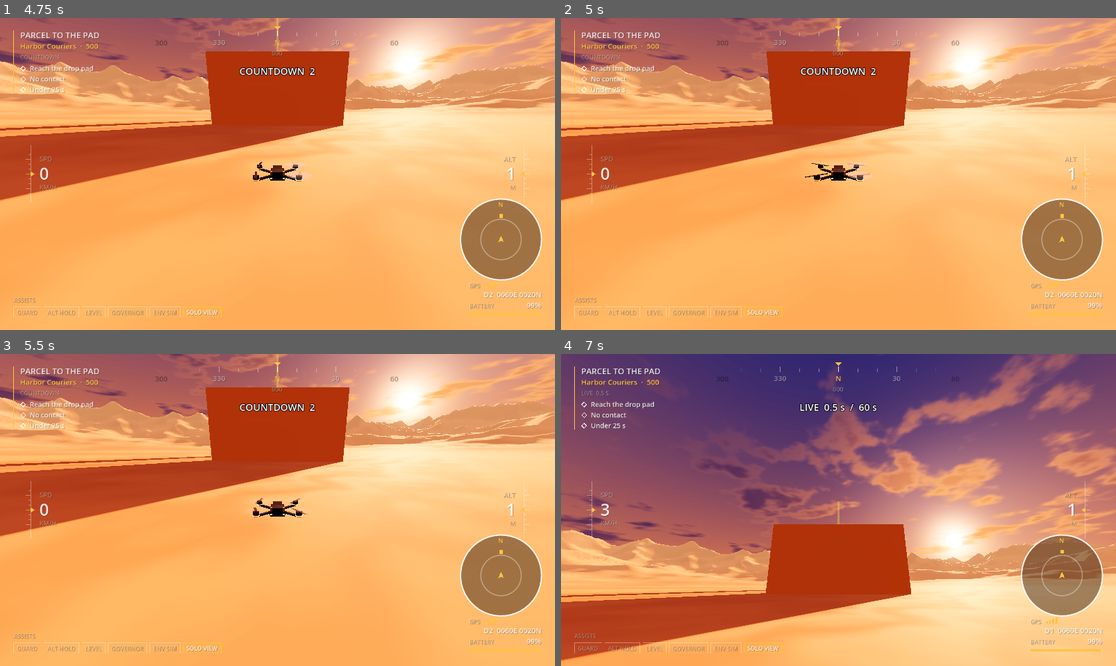
Above: before the commit, frames 1-4 (two rows, left to right).
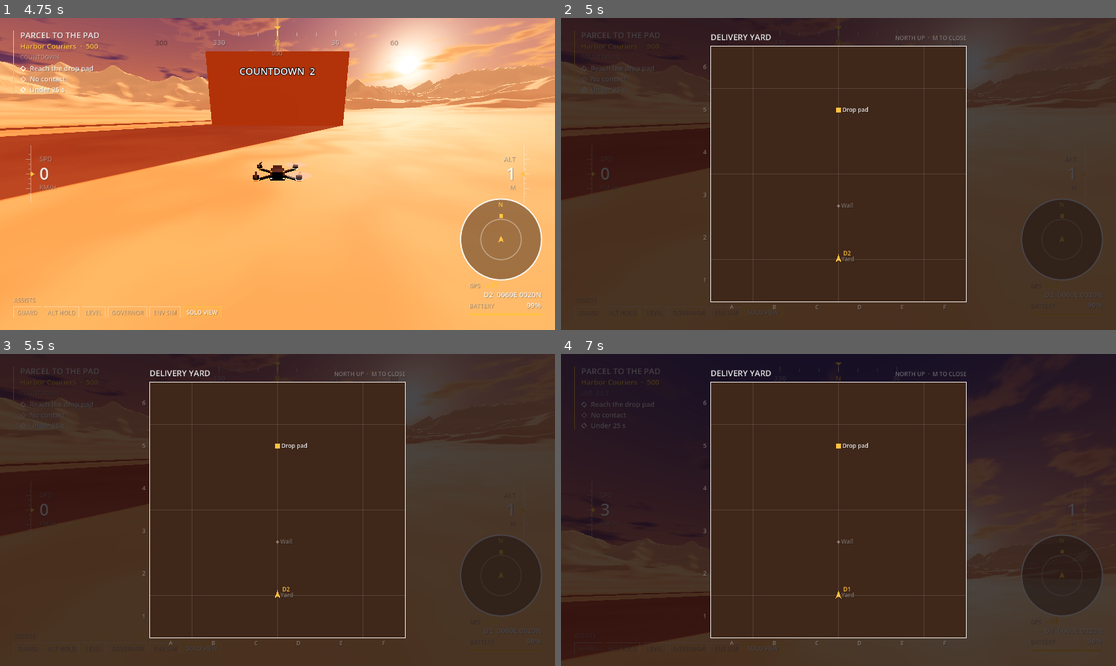
Above: after the commit, the same moments.

Repository: avdrav1/drone-sports
Game: Godot game, scene res://scenes/debug_flight.tscn
The game is run twice, just before and just after one commit, with the same random seed, the same clock (stepped at 60 frames per second) and the same inputs.
Inputs (mouse positions are in pixels of both pictures, inside the frame that each line leads up to):
- Up to frame 1 (4.75 s): click "Expert: all assists off" at 0.5 s; tap Enter (ui_accept) at 1.25, 1.52, 3.5, 4.52 s; move the mouse to (399, 158) at 1.27 s; hold Right (roll_right) 1.28-2 s; hold C (cycle_camera) 1.28-2 s; click (399, 158) at 1.42 s; drag from (166, 189) to (249, 236) at 2.02 s; move the mouse to (333, 105) at 2.77 s; hold Right (roll_right) 2.78-3.5 s; hold J (start_sample_job) 2.78-3.5 s; click (333, 105) at 2.92 s; drag from (249, 236) to (111, 127) at 3.52 s; move the mouse to (444, 220) at 4.27 s; hold Left (roll_left) from 4.28 s (still down); hold K (start_race_job) from 4.28 s (still down); click (444, 220) at 4.42 s
- Up to frame 2 (5 s): keep holding Left (roll_left); keep holding K (start_race_job); tap M (toggle_map, bound only after the commit) at 4.9 s
- Up to frame 3 (5.5 s): release Left (roll_left) at 5 s; release K (start_race_job) at 5 s; drag from (111, 463) to (194, 432) at 5.02 s
- Up to frame 4 (7 s): move the mouse to (866, 510) at 5.77 s; hold Down (pitch_back) 5.78-6.5 s; hold C (cycle_camera) 5.78-6.5 s; click (866, 510) at 5.92 s; tap K (start_race_job) at 6.5 s; drag from (755, 432) to (727, 525) at 6.52 s

Frame 1 is identical in both runs. In frame 2, 100% of the frame differs, in the area x 0-100%, y 0-100%; in frame 3, 100%; in frame 4, 100%.

Commit message:
Story 10.3: Full map screen
Co-Authored-By: Claude Opus 5.5 <noreply@anthropic.com>

Diff:
--- a/project.godot
+++ b/project.godot
@@ -103,3 +103,8 @@
 "events": [Object(InputEventKey,"resource_local_to_scene":false,"resource_name":"","device":-1,"window_id":0,"alt_press …(192 unchanged characters)…
 ]
 }
+toggle_map={
+"deadzone": 0.5,
+"events": [Object(InputEventKey,"resource_local_to_scene":false,"resource_name":"","device":-1,"window_id":0,"alt_pressed":false,"shift_pressed":false,"ctrl_pressed":false,"meta_pressed":false,"pressed":false,"keycode":0,"physical_keycode":77,"key_label":0,"unicode":109,"location":0,"echo":false,"script":null)
+]
+}
--- a/scenes/debug_flight.tscn
+++ b/scenes/debug_flight.tscn
@@ -18,6 +18,7 @@
 [ext_resource type="Script" path="res://scripts/nav/gps.gd" id="80_gps"]
 [ext_resource type="Resource" path="res://data/maps/sandbox.tres" id="81_map"]
 [ext_resource type="Script" path="res://scripts/ui/radar.gd" id="83_radar"]
+[ext_resource type="Script" path="res://scripts/ui/map_screen.gd" id="84_map"]
 
 [sub_resource type="BoxShape3D" id="box_shape"]
 size = Vector3(4, 4, 4)
@@ -143,3 +144,19 @@
 offset_bottom = 122.0
 focus_mode = 0
 text = "Expert: all assists off"
+
+[node name="MapLayer" type="CanvasLayer" parent="."]
+layer = 12
+
+[node name="Map" type="Control" parent="MapLayer" node_paths=PackedStringArray("gps", "terrain")]
+visible = false
+layout_mode = 3
+anchors_preset = 15
+anchor_right = 1.0
+anchor_bottom = 1.0
+grow_horizontal = 2
+grow_vertical = 2
+mouse_filter = 2
+script = ExtResource("84_map")
+gps = NodePath("../../Gps")
+terrain = NodePath("../../Ground")
--- a/scenes/jobs/sample_delivery.tscn
+++ b/scenes/jobs/sample_delivery.tscn
@@ -15,6 +15,7 @@
 [ext_resource type="Script" path="res://scripts/nav/gps.gd" id="80_gps"]
 [ext_resource type="Resource" path="res://data/maps/delivery_yard.tres" id="81_map"]
 [ext_resource type="Script" path="res://scripts/ui/radar.gd" id="83_radar"]
+[ext_resource type="Script" path="res://scripts/ui/map_screen.gd" id="84_map"]
 [ext_resource type="Script" path="res://scripts/nav/map_marker.gd" id="82_marker"]
 
 [sub_resource type="BoxShape3D" id="wall_shape"]
@@ -170,6 +171,23 @@
 theme_override_colors/font_outline_color = Color(0, 0, 0, 1)
 theme_override_constants/outline_size = 5
 
+[node name="MapLayer" type="CanvasLayer" parent="."]
+layer = 12
+
+[node name="Map" type="Control" parent="MapLayer" node_paths=PackedStringArray("gps", "terrain", "runner")]
+visible = false
+layout_mode = 3
+anchors_preset = 15
+anchor_right = 1.0
+anchor_bottom = 1.0
+grow_horizontal = 2
+grow_vertical = 2
+mouse_filter = 2
+script = ExtResource("84_map")
+gps = NodePath("../../Gps")
+terrain = NodePath("../../Ground")
+runner = NodePath("../../JobRunner")
+
 [node name="JobRunner" type="Node" parent="." node_paths=PackedStringArray("drone", "camera_rig", "state_label")]
 script = ExtResource("4_runner")
 job = ExtResource("5_job")
--- a/scenes/jobs/test_race.tscn
+++ b/scenes/jobs/test_race.tscn
@@ -22,6 +22,7 @@
 [ext_resource type="Script" path="res://scripts/nav/gps.gd" id="80_gps"]
 [ext_resource type="Resource" path="res://data/maps/test_loop.tres" id="81_map"]
 [ext_resource type="Script" path="res://scripts/ui/radar.gd" id="83_radar"]
+[ext_resource type="Script" path="res://scripts/ui/map_screen.gd" id="84_map"]
 
 [node name="TestRace" type="Node3D"]
 
@@ -134,6 +135,23 @@
 theme_override_constants/outline_size = 5
 horizontal_alignment = 1
 
+[node name="MapLayer" type="CanvasLayer" parent="."]
+layer = 12
+
+[node name="Map" type="Control" parent="MapLayer" node_paths=PackedStringArray("gps", "terrain", "runner")]
+visible = false
+layout_mode = 3
+anchors_preset = 15
+anchor_right = 1.0
+anchor_bottom = 1.0
+grow_horizontal = 2
+grow_vertical = 2
+mouse_filter = 2
+script = ExtResource("84_map")
+gps = NodePath("../../Gps")
+terrain = NodePath("../../Ground")
+runner = NodePath("../../JobRunner")
+
 [node name="Framing" type="CanvasLayer" parent="."]
 layer = 11
 
--- /dev/null
+++ b/scripts/ui/map_screen.gd
@@ -0,0 +1,151 @@
+class_name MapScreen
+extends Control
+# Full map (toggle_map, M): a north-up chart of the MapData area with terrain,
+# grid, landmarks, markers, and the player's track. An overlay: it never pauses
+# the job. The track records while the job is Live, or always with no job.
+# Scenes put it on its own CanvasLayer above the HUD and the Act 1 bezel.
+
+@export var gps: Gps
+## Optional: the ground shaded under the chart.
+@export var terrain: DesertTerrain
+## Optional. With a runner, the track records only while Live.
+@export var runner: JobRunner
+## Chart side as a share of the screen's smaller side.
+@export var fill := 0.82
+## Seconds between track points.
+@export var track_interval := 0.25
+@export var max_track_points := 4000
+
+const LINE := FlightHud.LINE
+const DIM := FlightHud.DIM
+const ACCENT := FlightHud.ACCENT
+const SHADOW := FlightHud.SHADOW
+
+## World XZ points, oldest first.
+var track: PackedVector2Array = []
+var texture: Texture2D
+var font: Font
+var _since_point := 0.0
+
+func _ready() -> void:
+	set_anchors_preset(PRESET_FULL_RECT)
+	mouse_filter = MOUSE_FILTER_IGNORE
+	visible = false
+	font = get_theme_default_font()
+	if terrain and gps and gps.map:
+		texture = TerrainImage.bake(terrain, gps.map.bounds, 256)
+
+func _unhandled_input(event: InputEvent) -> void:
+	if event.is_action_pressed("toggle_map"):
+		toggle()
+
+func toggle() -> void:
+	visible = not visible
+
+func recording() -> bool:
+	return runner == null or runner.state == JobRunner.State.LIVE
+
+func _physics_process(delta: float) -> void:
+	if gps == null or gps.drone == null or not recording():
+		return
+	_since_point += delta
+	if _since_point >= track_interval or track.is_empty():
+		_since_point = 0.0
+		var p := gps.drone.global_position
+		track.append(Vector2(p.x, p.z))
+		if track.size() > max_track_points:
+			track.remove_at(0)
+
+func _process(_delta: float) -> void:
+	if visible:
+		queue_redraw()
+
+## The chart on screen, shaped like the map's bounds and centred.
+func chart_rect() -> Rect2:
+	var b := gps.map.bounds
+	var side := minf(size.x, size.y) * fill
+	var k := side / maxf(b.size.x, b.size.y)
+	var s := b.size * k
+	return Rect2((size - s) * 0.5, s)
+
+## World point to chart px. North (-Z) is up.
+func to_chart(world: Vector3) -> Vector2:
+	var b := gps.map.bounds
+	var r := chart_rect()
+	return r.position + (Vector2(world.x, world.z) - b.position) / b.size * r.size
+
+## Chart px to a world point on y = 0.
+func to_world(px: Vector2) -> Vector3:
+	var b := gps.map.bounds
+	var r := chart_rect()
+	var xz := b.position + (px - r.position) / r.size * b.size
+	return Vector3(xz.x, 0.0, xz.y)
+
+func _draw() -> void:
+	if gps == null or gps.map == null or gps.drone == null:
+		return
+	var map := gps.map
+	var r := chart_rect()
+	draw_rect(Rect2(Vector2.ZERO, size), Color(0.05, 0.03, 0.05, 0.75))
+	draw_rect(r, Color(0.16, 0.1, 0.08))
+	if texture:
+		draw_texture_rect(texture, r, false)
+	else:
+		draw_rect(r, Color(0.32, 0.2, 0.12, 0.55))
+	_draw_grid(map, r)
+	draw_rect(r, LINE, false, 1.5)
+	_text(r.position + Vector2(0, -12), map.title.to_upper(), 17, LINE)
+	_text(Vector2(r.end.x - 200, r.position.y - 12), "NORTH UP  ·  M TO CLOSE", 12, DIM, HORIZONTAL_ALIGNMENT_RIGHT, 200)
+	for name in map.landmarks:
+		var at := to_chart(map.landmarks[name])
+		draw_circle(at, 3.0, DIM)
+		_text(at + Vector2(6, 4), String(name), 12, DIM)
+	_draw_track()
+	for m in MapMarker.collect(owner if owner else get_tree().root):
+		if m.get_parent() == gps.drone:
+			continue
+		var at := to_chart(m.global_position)
+		var lit := m.highlighted
+		Radar.draw_icon(self, at, m.icon, 6.0 if lit else 4.5, Radar.marker_color(m))
+		if m.label and m.kind != &"gate":
+			_text(at + Vector2(8, 4), m.label, 12, LINE)
+	_draw_player()
+
+func _draw_grid(map: MapData, r: Rect2) -> void:
+	var b := map.bounds
+	var cols := ceili(b.size.x / map.cell_size)
+	var rows := ceili(b.size.y / map.cell_size)
+	var grid := Color(1, 1, 1, 0.12)
+	for i in range(1, cols):
+		var x := r.position.x + i * map.cell_size / b.size.x * r.size.x
+		draw_line(Vector2(x, r.position.y), Vector2(x, r.end.y), grid, 1.0)
+	for j in range(1, rows):
+		var y := r.end.y - j * map.cell_size / b.size.y * r.size.y
+		draw_line(Vector2(r.position.x, y), Vector2(r.end.x, y), grid, 1.0)
+	for i in cols:
+		var x := r.position.x + (i + 0.5) * map.cell_size / b.size.x * r.size.x
+		_text(Vector2(x - 10, r.end.y + 16), char(65 + i % 26), 12, DIM, HORIZONTAL_ALIGNMENT_CENTER, 20)
+	for j in rows:
+		var y := r.end.y - (j + 0.5) * map.cell_size / b.size.y * r.size.y
+		_text(Vector2(r.position.x - 34, y + 4), "%d" % (j + 1), 12, DIM, HORIZONTAL_ALIGNMENT_RIGHT, 26)
+
+func _draw_track() -> void:
+	if track.size() < 2:
+		return
+	var pts := PackedVector2Array()
+	for p in track:
+		pts.append(to_chart(Vector3(p.x, 0.0, p.y)))
+	draw_polyline(pts, Color(ACCENT, 0.7), 2.0, true)
+
+func _draw_player() -> void:
+	var at := to_chart(gps.drone.global_position)
+	var f := -gps.drone.global_transform.basis.z
+	var dir := Vector2(f.x, f.z)
+	dir = dir.normalized() if dir.length() > 0.01 else Vector2.UP
+	var side := dir.orthogonal()
+	draw_colored_polygon(PackedVector2Array([at + dir * 10.0, at - dir * 6.0 + side * 6.0, at - dir * 2.0, at - dir * 6.0 - side * 6.0]), ACCENT)
+	_text(at + Vector2(10, -8), gps.grid_ref(), 12, ACCENT)
+
+func _text(at: Vector2, t: String, size_px: int, color: Color, align := HORIZONTAL_ALIGNMENT_LEFT, width := -1.0) -> void:
+	draw_string(font, at + Vector2(1, 1), t, align, width, size_px, SHADOW)
+	draw_string(font, at, t, align, width, size_px, color)
--- a/scripts/ui/radar.gd
+++ b/scripts/ui/radar.gd
@@ -98,18 +98,26 @@
 	draw_colored_polygon(PackedVector2Array([c + Vector2(0, -8), c + Vector2(6, 6), c + Vector2(0, 3), c + Vector2(-6, 6)]), ACCENT)
 
 func _blip(at: Vector2, m: MapMarker, lit: bool, on_rim: bool) -> void:
-	var col := DRONE if m.kind == &"drone" else (ACCENT if lit or m.kind == &"drop" else LINE)
+	var col := marker_color(m)
 	if on_rim:
 		col.a *= 0.6
 	var r := 6.0 if lit else 4.0
-	match m.icon:
-		&"circle":
-			draw_circle(at, r, col)
-		&"square":
-			draw_rect(Rect2(at - Vector2.ONE * r, Vector2.ONE * r * 2.0), col)
-		&"triangle":
-			draw_colored_polygon(PackedVector2Array([at + Vector2(0, -r), at + Vector2(r, r), at + Vector2(-r, r)]), col)
-		_:
-			draw_colored_polygon(PackedVector2Array([at + Vector2(0, -r), at + Vector2(r, 0), at + Vector2(0, r), at + Vector2(-r, 0)]), col)
+	draw_icon(self, at, m.icon, r, col)
 	if lit:
 		draw_arc(at, r + 4.0, 0, TAU, 16, col, 1.5, true)
+
+## Drones red, lit markers and drop points amber, the rest white. Shared with the map screen.
+static func marker_color(m: MapMarker) -> Color:
+	return DRONE if m.kind == &"drone" else (ACCENT if m.highlighted or m.kind == &"drop" else LINE)
+
+## A marker icon of radius r, shared with the map screen.
+static func draw_icon(ci: CanvasItem, at: Vector2, icon: StringName, r: float, col: Color) -> void:
+	match icon:
+		&"circle":
+			ci.draw_circle(at, r, col)
+		&"square":
+			ci.draw_rect(Rect2(at - Vector2.ONE * r, Vector2.ONE * r * 2.0), col)
+		&"triangle":
+			ci.draw_colored_polygon(PackedVector2Array([at + Vector2(0, -r), at + Vector2(r, r), at + Vector2(-r, r)]), col)
+		_:
+			ci.draw_colored_polygon(PackedVector2Array([at + Vector2(0, -r), at + Vector2(r, 0), at + Vector2(0, r), at + Vector2(-r, 0)]), col)
--- /dev/null
+++ b/tests/test_map_screen.gd
@@ -0,0 +1,68 @@
+extends RefCounted
+# Story 10.3: full map screen. M toggles it in every flying scene, chart and
+# world coordinates round-trip, the job keeps running, and the track records only Live.
+
+const Sim = preload("res://tests/sim.gd")
+const SCENES := ["res://scenes/debug_flight.tscn", "res://scenes/jobs/sample_delivery.tscn", "res://scenes/jobs/test_race.tscn"]
+
+func _press_map(scene: Node) -> void:
+	var ev := InputEventAction.new()
+	ev.action = &"toggle_map"
+	ev.pressed = true
+	scene.get_viewport().push_input(ev)
+
+func test_m_toggles_map_in_every_scene() -> bool:
+	var ok := true
+	for path in SCENES:
+		var scene: Node = Sim.add(load(path).instantiate())
+		await Sim.process_frames(1)
+		var map: MapScreen = scene.get_node("MapLayer/Map")
+		var before := map.visible
+		_press_map(scene)
+		await Sim.process_frames(1)
+		var opened := map.visible
+		_press_map(scene)
+		await Sim.process_frames(1)
+		ok = ok and not before and opened and not map.visible
+		scene.free()
+	return ok
+
+func test_world_and_chart_round_trip() -> bool:
+	var d: Node3D = Sim.add(Node3D.new())
+	var gps := Gps.new()
+	gps.drone = d
+	gps.map = load("res://data/maps/delivery_yard.tres")
+	var map := MapScreen.new()
+	map.gps = gps
+	map.add_child(gps)
+	Sim.add(map)
+	map.size = Vector2(1280, 720)
+	var b := gps.map.bounds
+	var r := map.chart_rect()
+	# The south-west corner sits at the chart's bottom left: north is up.
+	var ok := map.to_chart(Vector3(b.position.x, 0, b.end.y)).distance_to(Vector2(r.position.x, r.end.y)) < 1.0
+	for w in [Vector3(0, 3, 0), Vector3(-37.5, 0, -61.2), Vector3(59, 9, -99), Vector3(-60, 0, 20)]:
+		var px := map.to_chart(w)
+		var back := map.to_world(px)
+		ok = ok and map.to_chart(back).distance_to(px) < 1.0 and Vector2(back.x, back.z).distance_to(Vector2(w.x, w.z)) < b.size.x / r.size.x
+	map.free()
+	d.free()
+	return ok
+
+func test_job_runs_and_track_records_only_live() -> bool:
+	var scene: Node = Sim.add(load("res://scenes/jobs/sample_delivery.tscn").instantiate())
+	await Sim.process_frames(2)
+	var runner: JobRunner = scene.get_node("JobRunner")
+	var map: MapScreen = scene.get_node("MapLayer/Map")
+	map.toggle()
+	await Sim.physics_frames(30)
+	var briefing_track := map.track.size()
+	runner.launch()
+	runner.state_time = runner.job.countdown
+	await Sim.physics_frames(2)
+	var t0 := runner.live_time
+	await Sim.physics_frames(60)
+	var ok := runner.state == JobRunner.State.LIVE and map.visible and not scene.get_tree().paused \
+		and runner.live_time - t0 > 0.9 and briefing_track == 0 and map.track.size() >= 4
+	scene.free()
+	return ok
Not shown, added: scripts/ui/map_screen.gd.uid
Not shown, added: tests/test_map_screen.gd.uid
Not shown, changed: docs/BACKLOG.md
